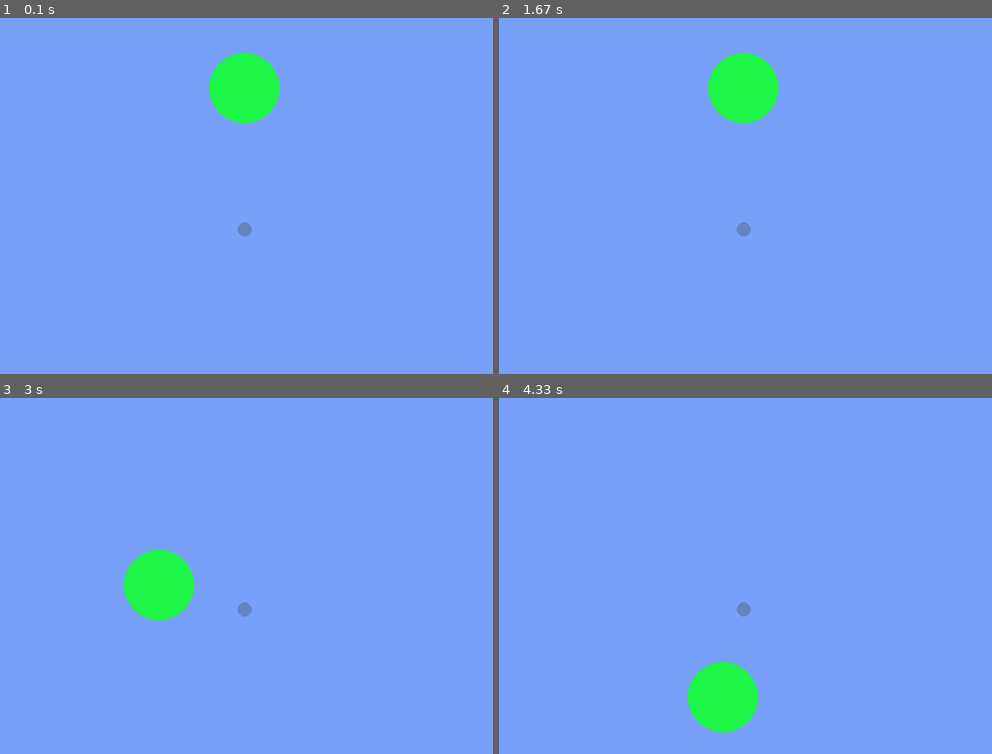
Above: before the commit, frames 1-4 (two rows, left to right).
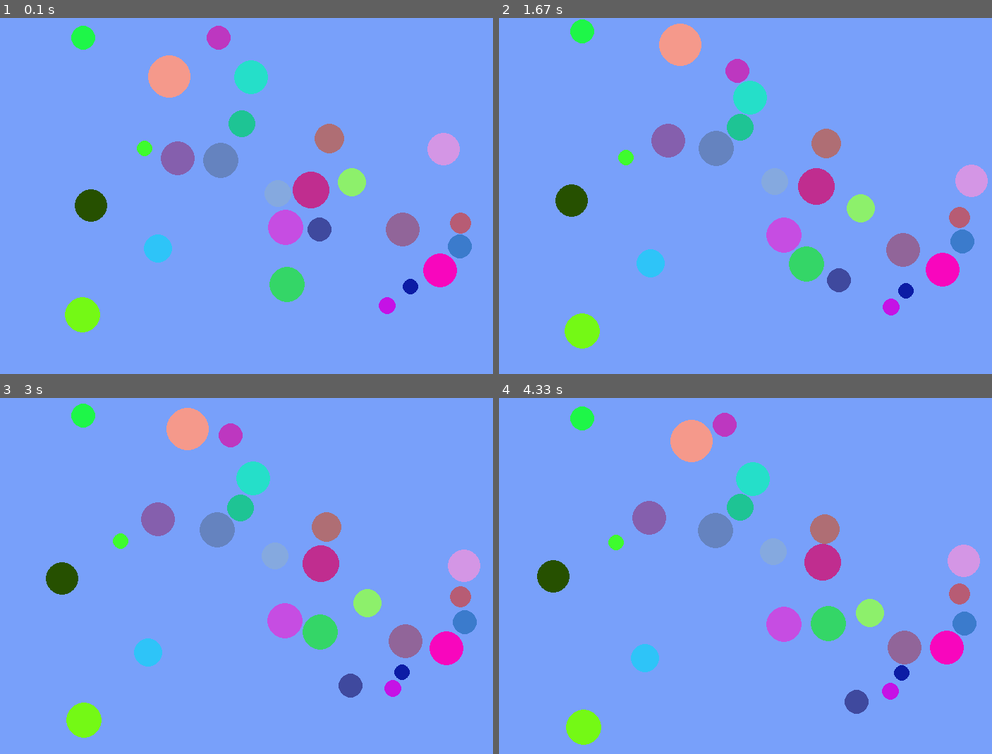
Above: after the commit, the same moments.

Repository: maciejbac/pyGame
Game: pygame game, started from main.py
The game is run twice, just before and just after one commit, with the same random seed, the same clock (stepped at 60 frames per second) and the same inputs.
Inputs (mouse positions are in pixels of both pictures, inside the frame that each line leads up to):
- Up to frame 1 (0.1 s): no input
- Up to frame 2 (1.67 s): no input
- Up to frame 3 (3 s): press the mouse at (231, 458) at 2.63 s; move the mouse to (305, 608) at 2.73 s; release the mouse at (outside the picture) at 2.87 s
- Up to frame 4 (4.33 s): click (730, 697) at 4.05 s

The runs differ from the first frame. In frame 1, 11% of the frame differs, in the area x 13-96%, y 2-89%; in frame 2, 11%; in frame 3, 12%, in the area x 9-98%, y 1-96%; in frame 4, 12%.

Commit message:
Fixed the vector calculations responsible for handling bounce angle of particle2. Replaced the p2.angle with p1.angle + flipped it 180 degrees. Not sure why it works but it does. Note to self: Investigate why this fix works.

Diff:
--- a/main.py
+++ b/main.py
@@ -113,17 +113,21 @@
         tangent = math.atan2(col_dy, col_dx)
         angle = math.atan2(col_dy, col_dx) + 0.5 * math.pi
         total_mass = p1.mass + p2.mass
+
         (p1.angle, p1.speed) = add_vectors(*(p1.angle, p1.speed * (p1.mass - p2.mass) / total_mass),
                                            *(angle, 2 * p2.speed * p2.mass / total_mass))
-        (p2.angle, p2.speed) = add_vectors(*(p2.angle, p2.speed * (p2.mass - p1.mass) / total_mass),
+
+        (p2.angle, p2.speed) = add_vectors(*(p1.angle, p2.speed * (p2.mass - p1.mass) / total_mass),
                                            *(angle + math.pi, 2 * p1.speed * p1.mass / total_mass))
+
         p1.speed *= elasticity
         p2.speed *= elasticity
 
-        angle = 0.5 * math.pi + tangent
         overlap = 0.5 * (p1.size + p2.size - distance + 1)
+
         p1.x += math.sin(angle) * overlap
         p1.y -= math.cos(angle) * overlap
+
         p2.x -= math.sin(angle) * overlap
         p2.y += math.cos(angle) * overlap
 
@@ -146,8 +150,8 @@
 
 
 def init_test_particles():
-    test_particle1 = Particle(game_width/2, 100, 50, 1.00 * 50 ** 2)
-    test_particle2 = Particle(game_width/2, 300, 10, 1.00 * 10 ** 2)
+    test_particle1 = Particle(game_width/2, 100, 30, 1.00 * 50 ** 2)
+    test_particle2 = Particle(game_width/2, 200, 30, 1.00 * 10 ** 2)
 
     test_particle1.speed = 0.0
     test_particle1.angle = random.uniform(0, math.pi * 2)
@@ -159,8 +163,8 @@
     my_particles.append(test_particle2)
 
 
-# init_random_particles()
-init_test_particles()
+init_random_particles()
+# init_test_particles()
 
 # Main loop of the program
 while running:
@@ -185,6 +189,11 @@
             particle.move()
             particle.bounce()
 
+        for particle2 in my_particles[i + 1:]:
+            collide(particle, particle2)
+
+        particle.display()
+
         if selected_particle:
             (mouseX, mouseY) = pygame.mouse.get_pos()
             dx = mouseX - selected_particle.x
@@ -200,10 +209,5 @@
 
             pygame.draw.circle(screen, (0, 0, 0), (mouseX, mouseY), 5, 5)
 
-        particle.display()
-
-        for particle2 in my_particles[i + 1:]:
-            collide(particle, particle2)
-
     # Swap the frame buffer
     pygame.display.flip()
